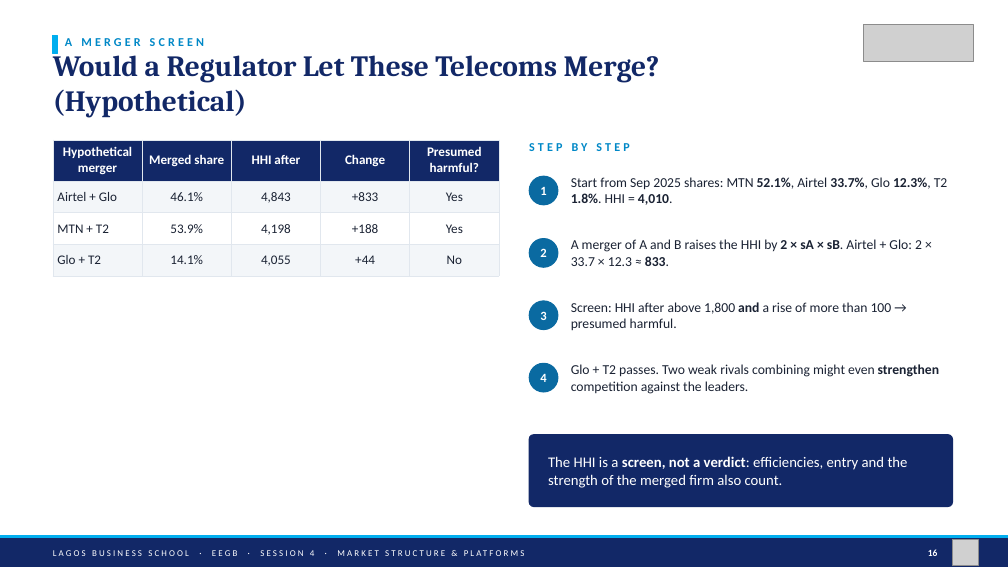
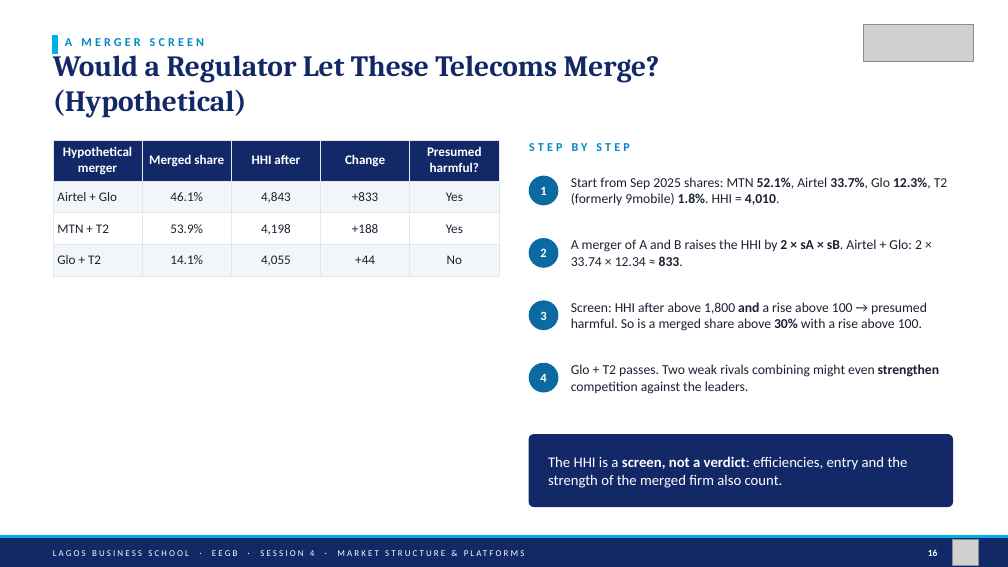
Before and after one commit to adibongo/eegb, a slide deck: slide 16 of sessions/s04/slides/EEGB_S04_Market_Structure_Platforms_Competition_Policy.pptx. Drawn at 1008x567 pixels with LibreOffice and Linux fonts; fonts in the diff are those of the drawing; grey boxes stand for pictures. Boxes give left, top, right and bottom in pixels: in the first picture for what was removed or moved away, otherwise in the second. Text is boxed around its words. In the diff, an @@ line names an element or a change of style, - is before the commit and + after.

```diff
--- a/sessions/s04/slides/EEGB_S04_Market_Structure_Platforms_Competition_Policy.pptx
+++ b/sessions/s04/slides/EEGB_S04_Market_Structure_Platforms_Competition_Policy.pptx
@@ text at [571, 177, 948, 205]: text changed @@
-Start from Sep 2025 shares: MTN 52.1%, Airtel 33.7%, Glo 12.3%, T2 1.8%. HHI = 4,010.
+Start from Sep 2025 shares: MTN 52.1%, Airtel 33.7%, Glo 12.3%, T2 (formerly 9mobile) 1.8%. HHI = 4,010.
@@ text at [571, 239, 922, 266]: text changed @@
-A merger of A and B raises the HHI by 2 × sA × sB. Airtel + Glo: 2 × 33.7 × 12.3 ≈ 833.
+A merger of A and B raises the HHI by 2 × sA × sB. Airtel + Glo: 2 × 33.74 × 12.34 ≈ 833.
@@ text at [571, 302, 927, 331]: text changed @@
-Screen: HHI after above 1,800 and a rise of more than 100 → presumed harmful.
+Screen: HHI after above 1,800 and a rise above 100 → presumed harmful. So is a merged share above 30% with a rise above 100.
```
Also in this commit, not shown: 17 other slides changed, 15 other files.
